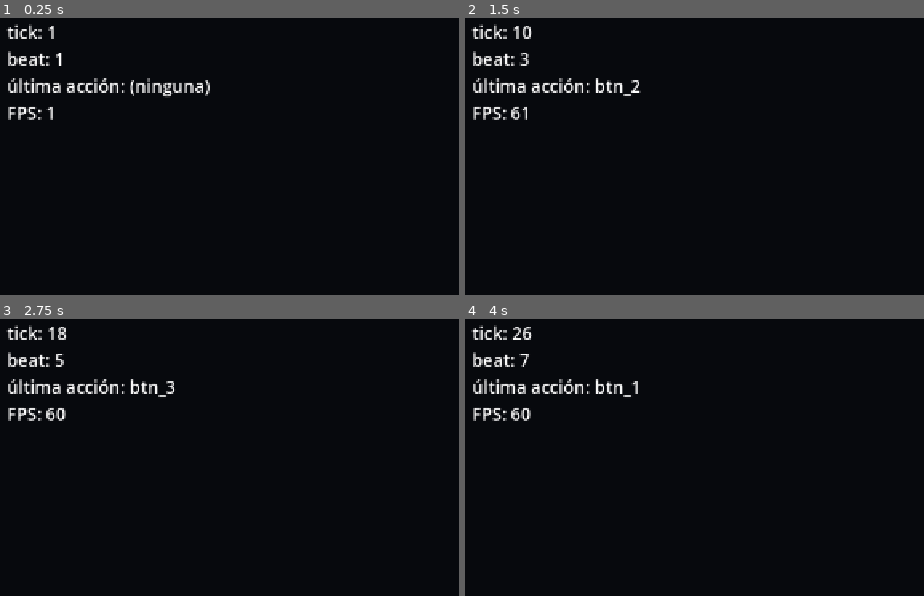
Above: before the commit, frames 1-4 (two rows, left to right).
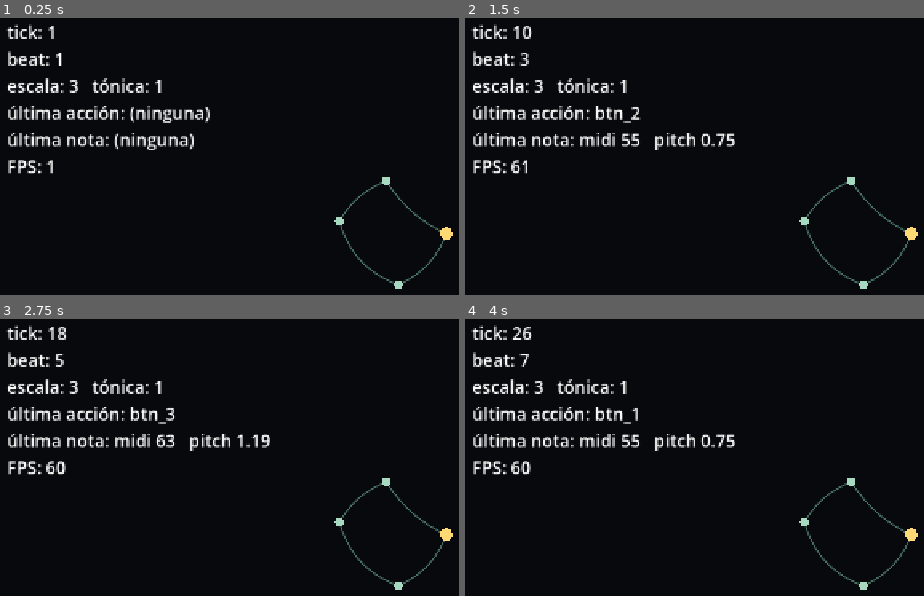
Above: after the commit, the same moments.

Repository: maximorales36-png/Arcumai-Organismo
Game: Godot game, scene res://src/view/main.tscn
Same seed, same stepped clock (60 frames per second), same inputs: the game is played once before the commit and once after it.
Inputs:
- Up to frame 1 (0.25 s): no input
- Up to frame 2 (1.5 s): hold D (joy_right) 0.53-1.28 s; tap H (btn_1) at 0.6 s; hold S (joy_down) from 1.28 s (still down); tap J (btn_2) at 1.35 s
- Up to frame 3 (2.75 s): release S (joy_down) at 2.03 s; hold D (joy_right) from 2.03 s (still down); tap K (btn_3) at 2.1 s
- Up to frame 4 (4 s): tap Enter at 2.75 s; release D (joy_right) at 2.78 s; hold W (joy_up) 2.78-3.53 s; tap L (btn_4) at 2.85 s; tap Space at 3.5 s; hold A (joy_left) from 3.53 s (still down); tap H (btn_1) at 3.6 s

The runs differ from the first frame. In frame 1, 4.6% of the frame differs, in the area x 1-99%, y 21-98%; in frame 2, 4.5%; in frame 3, 4.5%; in frame 4, 4.6%.

Commit message:
M3: audio minimo (mapeo de altura, placeholders, pool de voces, escena con organismo que suena)

Diff:
--- /dev/null
+++ b/src/audio/pitch_mapping.gd
@@ -0,0 +1,31 @@
+# Mapeo de altura de un nodo a nota MIDI y a pitch_scale (ESPECIFICACION R-23).
+# Recibe la posición vertical local del nodo, la cantidad de pulsos y la escala
+# de la sesión; no conoce audio ni escenas. Todo el cálculo es puro y testeable.
+# La tónica y la escala las sortea la sesión (R-24); acá solo se aplican.
+
+class_name PitchMapping
+extends RefCounted
+
+
+# Grado dentro de la escala (0 a PITCH_SPAN_DEGREES-1). Arriba del organismo
+# es positivo, y por eso se invierte la Y de Godot, que crece hacia abajo.
+static func degree_for_height(y_local: float, n: int) -> int:
+	var height := clampf(-(y_local / Config.r_max(n)), -1.0, 1.0)
+	return int(round((height + 1.0) / 2.0 * (Config.PITCH_SPAN_DEGREES - 1)))
+
+
+# Semitonos desde la tónica. Pasado el largo de la escala se sube una octava,
+# así el grado nunca queda fuera de rango (R-23).
+static func semitones_for_degree(degree: int, scale: Array) -> int:
+	return 12 * (degree / scale.size()) + int(scale[degree % scale.size()])
+
+
+static func midi_for_node(y_local: float, n: int, scale: Array, tonic: int) -> int:
+	var degree := degree_for_height(y_local, n)
+	return Config.base_midi(n) + tonic + semitones_for_degree(degree, scale)
+
+
+# Las muestras están grabadas en C4 (SAMPLE_ROOT_MIDI), así que la distancia
+# en semitonos se convierte en un factor de reproducción.
+static func pitch_scale_for_midi(midi: int) -> float:
+	return pow(2.0, float(midi - Config.SAMPLE_ROOT_MIDI) / 12.0)
--- /dev/null
+++ b/src/audio/voice_allocator.gd
@@ -0,0 +1,55 @@
+# Asignación de voces del pool (R-29): decide qué reproductor usar y cuál robar.
+# No reproduce nada ni conoce nodos: solo lleva el orden de uso. Eso permite
+# testear la política headless, sin audio ni escena.
+# `acquire()` devuelve un índice y, si todo está ocupado, roba el más antiguo.
+
+class_name VoiceAllocator
+extends RefCounted
+
+var _busy: Array[bool] = []
+var _order: Array[int] = []
+var _next_order: int = 0
+
+
+func _init(capacity: int = Config.VOICE_CAP) -> void:
+	_busy.resize(capacity)
+	_busy.fill(false)
+	_order.resize(capacity)
+	_order.fill(0)
+
+
+# Siempre devuelve una voz: si no hay libres, se lleva la que empezó antes.
+func acquire() -> int:
+	for i in _busy.size():
+		if not _busy[i]:
+			return _take(i)
+
+	var oldest := 0
+	for i in _busy.size():
+		if _order[i] < _order[oldest]:
+			oldest = i
+	return _take(oldest)
+
+
+func release(index: int) -> void:
+	if index >= 0 and index < _busy.size():
+		_busy[index] = false
+
+
+func active_count() -> int:
+	var count := 0
+	for busy in _busy:
+		if busy:
+			count += 1
+	return count
+
+
+func capacity() -> int:
+	return _busy.size()
+
+
+func _take(index: int) -> int:
+	_busy[index] = true
+	_order[index] = _next_order
+	_next_order += 1
+	return index
--- /dev/null
+++ b/src/audio/voice_pool.gd
@@ -0,0 +1,39 @@
+# Pool de reproductores de audio (R-29). Crea VOICE_CAP AudioStreamPlayer y
+# delega la elección de voz en VoiceAllocator; al terminar un sonido, la voz
+# vuelve a quedar libre.
+# Recibe stream, pitch_scale y volumen; no decide alturas ni mezcla.
+
+class_name VoicePool
+extends Node
+
+var _allocator: VoiceAllocator
+var _players: Array[AudioStreamPlayer] = []
+
+
+func _ready() -> void:
+	_allocator = VoiceAllocator.new(Config.VOICE_CAP)
+	for i in Config.VOICE_CAP:
+		var player := AudioStreamPlayer.new()
+		# Cada reproductor avisa con su índice para liberar la voz correcta.
+		player.finished.connect(_on_player_finished.bind(i))
+		add_child(player)
+		_players.append(player)
+
+
+func play(stream: AudioStream, pitch_scale: float, volume_db: float = 0.0) -> void:
+	if stream == null or _allocator == null:
+		return
+	var index := _allocator.acquire()
+	var player := _players[index]
+	player.stream = stream
+	player.pitch_scale = pitch_scale
+	player.volume_db = volume_db
+	player.play()
+
+
+func active_voices() -> int:
+	return 0 if _allocator == null else _allocator.active_count()
+
+
+func _on_player_finished(index: int) -> void:
+	_allocator.release(index)
--- a/src/view/main.gd
+++ b/src/view/main.gd
@@ -1,23 +1,56 @@
-# Escena de arranque del proyecto: fondo oscuro y overlay de depuración.
-# En M1 alimenta el reloj maestro, muestra tick, beat, última acción y FPS,
-# y hace sonar un click en cada beat. No tiene lógica de juego.
+# Escena de depuración de M3: un organismo que suena al disparar.
+# Crea el OrganismModel con semilla fija, sortea escala y tónica (R-24), lo
+# dibuja con OrganismView y toca el placeholder de la familia 1 en cada disparo.
 # Recibe eventos de input; no emite nada.
 
 extends Control
 
+const ORGANISM_ID := 1
+const DEV_SEED := 20260101
+const PLACEHOLDER_SAMPLE := "res://audio/placeholder/family_1_0.wav"
+# El metrónomo queda bajo para no tapar las notas del organismo.
+const NODE_SAMPLE_DB := -6.0
+const METRONOME_DB := -18.0
+
 @onready var _tick_label: Label = $Overlay/TickLabel
 @onready var _beat_label: Label = $Overlay/BeatLabel
+@onready var _scale_label: Label = $Overlay/ScaleLabel
 @onready var _action_label: Label = $Overlay/ActionLabel
+@onready var _note_label: Label = $Overlay/NoteLabel
 @onready var _fps_label: Label = $Overlay/FpsLabel
 @onready var _metronome: AudioStreamPlayer = $Metronome
+@onready var _view: OrganismView = $OrganismView
+@onready var _voices: VoicePool = $VoicePool
 
 var _clock := Clock.new()
+var _model: OrganismModel
+var _sample: AudioStream
+var _scale: Array = []
+var _tonic: int = 0
 
 
 func _ready() -> void:
 	_action_label.text = "última acción: (ninguna)"
+	_note_label.text = "última nota: (ninguna)"
 	_metronome.stream = ClickStream.make()
+	_metronome.volume_db = METRONOME_DB
 	_clock.tick_emitted.connect(_on_tick_emitted)
+
+	# La escala y la tónica se sortean una vez por sesión y no cambian (R-24).
+	var rng := RandomNumberGenerator.new()
+	rng.seed = DEV_SEED
+	var scale_index := rng.randi_range(0, Config.SCALES.size() - 1)
+	_scale = Config.SCALES[scale_index]
+	_tonic = rng.randi_range(0, 11)
+	_scale_label.text = "escala: %d   tónica: %d" % [scale_index + 1, _tonic]
+
+	_sample = load(PLACEHOLDER_SAMPLE)
+	_model = OrganismModel.new(ORGANISM_ID, Config.N_DEFAULT, _clock.tick, rng)
+	_model.node_fired.connect(_on_node_fired)
+	_view.setup(_model)
+
+	_center_view()
+	get_viewport().size_changed.connect(_center_view)
 
 
 # El reloj se alimenta con el delta real: es el único lugar donde el delta
@@ -32,6 +65,21 @@
 	_beat_label.text = "beat: %d" % _beat_of(tick)
 	if (tick - 1) % Config.TICKS_PER_BEAT == 0:
 		_metronome.play()
+	_model.on_tick(tick)
+
+
+# La altura del nodo se convierte en nota al momento del disparo: si se movió
+# el nodo, la nota nueva sale sola (R-23) sin recalcular nada por tick.
+func _on_node_fired(_organism_id: int, node_index: int, _tick: int, _is_echo: bool) -> void:
+	var midi := PitchMapping.midi_for_node(_model.nodes[node_index].y, _model.n, _scale, _tonic)
+	_voices.play(_sample, PitchMapping.pitch_scale_for_midi(midi), NODE_SAMPLE_DB)
+	_note_label.text = "última nota: midi %d   pitch %.2f" % [midi, PitchMapping.pitch_scale_for_midi(midi)]
+
+
+# El organismo se dibuja en coordenadas locales; el nodo 0 va al centro de la
+# pantalla para que la geometría quede alrededor y no pegada a la esquina.
+func _center_view() -> void:
+	_view.position = get_viewport_rect().size * 0.5
 
 
 # Beat en base 1: el tick 1 abre el primer beat, no el tick 0.
--- a/src/view/main.tscn
+++ b/src/view/main.tscn
@@ -1,6 +1,8 @@
-[gd_scene load_steps=2 format=3]
+[gd_scene load_steps=4 format=3]
 
 [ext_resource type="Script" path="res://src/view/main.gd" id="1_main"]
+[ext_resource type="Script" path="res://src/view/organism_view.gd" id="2_view"]
+[ext_resource type="Script" path="res://src/audio/voice_pool.gd" id="3_pool"]
 
 [node name="Main" type="Control"]
 layout_mode = 3
@@ -20,12 +22,15 @@
 grow_vertical = 2
 color = Color(0.03, 0.035, 0.05, 1)
 
+[node name="OrganismView" type="Node2D" parent="."]
+script = ExtResource("2_view")
+
 [node name="Overlay" type="VBoxContainer" parent="."]
 layout_mode = 1
 offset_left = 24.0
 offset_top = 24.0
 offset_right = 824.0
-offset_bottom = 200.0
+offset_bottom = 260.0
 
 [node name="TickLabel" type="Label" parent="Overlay"]
 layout_mode = 2
@@ -37,10 +42,20 @@
 theme_override_font_sizes/font_size = 28
 text = "beat: 0"
 
+[node name="ScaleLabel" type="Label" parent="Overlay"]
+layout_mode = 2
+theme_override_font_sizes/font_size = 28
+text = "escala: 0   tónica: 0"
+
 [node name="ActionLabel" type="Label" parent="Overlay"]
 layout_mode = 2
 theme_override_font_sizes/font_size = 28
 text = "última acción: (ninguna)"
+
+[node name="NoteLabel" type="Label" parent="Overlay"]
+layout_mode = 2
+theme_override_font_sizes/font_size = 28
+text = "última nota: (ninguna)"
 
 [node name="FpsLabel" type="Label" parent="Overlay"]
 layout_mode = 2
@@ -48,3 +63,6 @@
 text = "FPS: 0"
 
 [node name="Metronome" type="AudioStreamPlayer" parent="."]
+
+[node name="VoicePool" type="Node" parent="."]
+script = ExtResource("3_pool")
--- /dev/null
+++ b/src/view/organism_view.gd
@@ -0,0 +1,39 @@
+# Vista de depuración de un organismo (M3): dibuja cada nodo como un punto y
+# cada hifa como la polilínea de la curva que ya calculó el modelo.
+# Recibe el modelo con setup(); no decide nada del juego, solo pinta lo que el
+# núcleo resolvió. El nodo origen se marca con otro color.
+# Sin animación: el pulso y el flash llegan en M4.
+
+class_name OrganismView
+extends Node2D
+
+const NODE_RADIUS := 7.0
+const ORIGIN_RADIUS := 10.0
+const EDGE_WIDTH := 2.0
+const COLOR_NODE := Color(0.65, 0.85, 0.75)
+const COLOR_ORIGIN := Color(1.0, 0.85, 0.45)
+const COLOR_EDGE := Color(0.35, 0.55, 0.5, 0.8)
+
+var _model: OrganismModel
+
+
+func setup(model: OrganismModel) -> void:
+	_model = model
+	queue_redraw()
+
+
+func _draw() -> void:
+	if _model == null:
+		return
+
+	# Primero las hifas: los nodos tienen que quedar encima.
+	for i in _model.n:
+		var points := _model.edge_curve(i).get_baked_points()
+		if points.size() >= 2:
+			draw_polyline(points, COLOR_EDGE, EDGE_WIDTH, true)
+
+	for i in _model.n:
+		if i == _model.origin:
+			draw_circle(_model.nodes[i], ORIGIN_RADIUS, COLOR_ORIGIN)
+		else:
+			draw_circle(_model.nodes[i], NODE_RADIUS, COLOR_NODE)
--- /dev/null
+++ b/tests/test_pitch_mapping.gd
@@ -0,0 +1,82 @@
+# Tests del mapeo de altura a nota (R-23): T-13.
+# Recorre todas las combinaciones de n, escala y tónica y comprueba rango MIDI,
+# pertenencia a la escala y monotonía del grado respecto de la altura.
+# Contrato: `extends RefCounted` con `run() -> Array[Dictionary]`.
+
+extends RefCounted
+
+const MIDI_MIN := 24
+const MIDI_MAX := 96
+
+
+func run() -> Array[Dictionary]:
+	return [_t13()]
+
+
+func _t13() -> Dictionary:
+	var problem := _range_and_scale_violation()
+	if problem != "":
+		return _fail(problem)
+	problem = _monotonic_violation()
+	if problem != "":
+		return _fail(problem)
+	return _ok("T-13", "midi en [24, 96] y dentro de la escala; el grado nunca baja al subir el nodo")
+
+
+# Para todo n, escala y tónica, la nota queda en [24, 96] y pertenece a la
+# escala. Se prueban los bordes del radio y las alturas reales de organismos
+# generados, porque el borde es donde el clamp de R-23 puede fallar.
+func _range_and_scale_violation() -> String:
+	for n in range(Config.N_MIN, Config.N_MAX + 1):
+		var radius := Config.r_max(n)
+		var heights: Array[float] = [-radius * 1.5, -radius, -radius * 0.5, 0.0, radius * 0.5, radius, radius * 1.5]
+		for seed_value in 10:
+			var model := OrganismModel.new(1, n, 0, _seeded_rng(seed_value))
+			for position in model.nodes:
+				heights.append(position.y)
+
+		for scale_index in Config.SCALES.size():
+			var scale: Array = Config.SCALES[scale_index]
+			for tonic in 12:
+				for y_local in heights:
+					var midi := PitchMapping.midi_for_node(y_local, n, scale, tonic)
+					if midi < MIDI_MIN or midi > MIDI_MAX:
+						return "n=%d escala=%d tónica=%d y=%.1f dio midi %d" % [n, scale_index + 1, tonic, y_local, midi]
+					var semitones := midi - Config.base_midi(n) - tonic
+					if not scale.has(posmod(semitones, 12)):
+						return "n=%d escala=%d tónica=%d dio midi %d, fuera de la escala" % [n, scale_index + 1, tonic, midi]
+	return ""
+
+
+# Subir un nodo nunca baja el grado: se recorre la altura de abajo hacia arriba
+# (y decreciente en Godot) y el grado tiene que ser no decreciente.
+func _monotonic_violation() -> String:
+	for n in range(Config.N_MIN, Config.N_MAX + 1):
+		var radius := Config.r_max(n)
+		for scale_index in Config.SCALES.size():
+			for tonic in 12:
+				var previous := -1
+				for step in 101:
+					# De +radius (abajo) a -radius (arriba).
+					var y_local := radius - 2.0 * radius * step / 100.0
+					var degree := PitchMapping.degree_for_height(y_local, n)
+					if degree < 0 or degree >= Config.PITCH_SPAN_DEGREES:
+						return "el grado %d quedó fuera de [0, %d]" % [degree, Config.PITCH_SPAN_DEGREES - 1]
+					if degree < previous:
+						return "n=%d escala=%d: subir el nodo bajó el grado de %d a %d" % [n, scale_index + 1, previous, degree]
+					previous = degree
+	return ""
+
+
+func _seeded_rng(value: int) -> RandomNumberGenerator:
+	var rng := RandomNumberGenerator.new()
+	rng.seed = value
+	return rng
+
+
+func _ok(test_id: String, detail: String) -> Dictionary:
+	return {"id": test_id, "ok": true, "detail": detail}
+
+
+func _fail(detail: String) -> Dictionary:
+	return {"id": "T-13", "ok": false, "detail": detail}
--- /dev/null
+++ b/tests/test_voice_allocator.gd
@@ -0,0 +1,76 @@
+# Tests de la política de voces (R-29): T-14.
+# Nunca hay más de VOICE_CAP voces activas y el robo se lleva la más antigua.
+# Se testea VoiceAllocator, que es la política pura; VoicePool solo la envuelve.
+# Contrato: `extends RefCounted` con `run() -> Array[Dictionary]`.
+
+extends RefCounted
+
+
+func run() -> Array[Dictionary]:
+	return [_t14()]
+
+
+func _t14() -> Dictionary:
+	var problem := _cap_violation()
+	if problem != "":
+		return _fail(problem)
+	problem = _steal_violation()
+	if problem != "":
+		return _fail(problem)
+	problem = _release_violation()
+	if problem != "":
+		return _fail(problem)
+	return _ok("T-14", "nunca más de %d voces; el robo toma la más antigua" % Config.VOICE_CAP)
+
+
+# Aunque se pidan muchos disparos, la cantidad activa no pasa del tope.
+func _cap_violation() -> String:
+	var allocator := VoiceAllocator.new()
+	if allocator.capacity() != Config.VOICE_CAP:
+		return "el pool tiene %d voces y VOICE_CAP es %d" % [allocator.capacity(), Config.VOICE_CAP]
+
+	for i in Config.VOICE_CAP * 3:
+		allocator.acquire()
+		if allocator.active_count() > Config.VOICE_CAP:
+			return "tras %d disparos hay %d voces activas" % [i + 1, allocator.active_count()]
+	if allocator.active_count() != Config.VOICE_CAP:
+		return "con todo ocupado hay %d voces activas" % allocator.active_count()
+	return ""
+
+
+# Con el pool lleno, cada pedido nuevo devuelve la voz que empezó antes.
+func _steal_violation() -> String:
+	var allocator := VoiceAllocator.new(4)
+	for i in 4:
+		allocator.acquire()
+
+	for expected in [0, 1, 2]:
+		var stolen := allocator.acquire()
+		if stolen != expected:
+			return "se esperaba robar la voz %d y se robó la %d" % [expected, stolen]
+		if allocator.active_count() != 4:
+			return "tras robar quedaron %d voces activas" % allocator.active_count()
+	return ""
+
+
+# Una voz liberada vuelve a estar disponible antes que robar una ocupada.
+func _release_violation() -> String:
+	var allocator := VoiceAllocator.new(4)
+	var first := allocator.acquire()
+	allocator.acquire()
+	allocator.release(first)
+
+	var reused := allocator.acquire()
+	if reused != first:
+		return "la voz liberada %d no se reutilizó (se usó la %d)" % [first, reused]
+	if allocator.active_count() != 2:
+		return "quedaron %d voces activas y se esperaban 2" % allocator.active_count()
+	return ""
+
+
+func _ok(test_id: String, detail: String) -> Dictionary:
+	return {"id": test_id, "ok": true, "detail": detail}
+
+
+func _fail(detail: String) -> Dictionary:
+	return {"id": "T-14", "ok": false, "detail": detail}
--- /dev/null
+++ b/tools/generate_placeholders.gd
@@ -0,0 +1,72 @@
+# Genera los placeholders de audio de R-25: 3 familias x 3 variantes, en C4,
+# con timbres distintos y envolvente corta. Se corre una sola vez:
+#   godot --headless --path . --script res://tools/generate_placeholders.gd
+# Escribe WAV mono de 16 bits en res://audio/placeholder/ y sale.
+# No se usa en tiempo de ejecución: es una herramienta de desarrollo.
+
+extends SceneTree
+
+const OUT_DIR := "res://audio/placeholder"
+const MIX_RATE := 44100
+const DURATION_S := 0.45
+const ATTACK_S := 0.004
+const AMPLITUDE := 0.6
+# C4, la nota en la que están grabadas las muestras (SAMPLE_ROOT_MIDI).
+const ROOT_HZ := 261.6255653
+
+
+func _initialize() -> void:
+	if not DirAccess.dir_exists_absolute(OUT_DIR):
+		DirAccess.make_dir_recursive_absolute(OUT_DIR)
+
+	for family in 3:
+		for variant in 3:
+			var stream := _render(family, variant)
+			var path := "%s/family_%d_%d.wav" % [OUT_DIR, family + 1, variant]
+			var error := stream.save_to_wav(path)
+			if error != OK:
+				printerr("No se pudo escribir %s (error %d)" % [path, error])
+				quit(1)
+				return
+			print("OK %s" % path)
+
+	quit(0)
+
+
+# Cada familia tiene un timbre propio y cada variante cambia la caída y la
+# mezcla de armónicos, para que B2 (ciclar variantes) se note a oído.
+func _render(family: int, variant: int) -> AudioStreamWAV:
+	var decay := 7.0 + variant * 2.5
+	var second := 0.0
+	var third := 0.0
+	match family:
+		0:
+			second = 0.0
+			third = 0.0
+		1:
+			second = 0.35 - variant * 0.05
+			third = 0.0
+		_:
+			second = 0.20
+			third = 0.15 + variant * 0.05
+
+	var sample_count := int(MIX_RATE * DURATION_S)
+	var data := PackedByteArray()
+	data.resize(sample_count * 2)
+	for i in sample_count:
+		var t := float(i) / MIX_RATE
+		# Ataque corto para que el pluck no empiece con un chasquido.
+		var attack := minf(1.0, t / ATTACK_S)
+		var envelope := attack * exp(-t * decay)
+		var value := sin(TAU * ROOT_HZ * t)
+		value += second * sin(TAU * ROOT_HZ * 2.0 * t)
+		value += third * sin(TAU * ROOT_HZ * 3.0 * t)
+		value *= envelope * AMPLITUDE
+		data.encode_s16(i * 2, int(clampf(value, -1.0, 1.0) * 32767.0))
+
+	var stream := AudioStreamWAV.new()
+	stream.format = AudioStreamWAV.FORMAT_16_BITS
+	stream.mix_rate = MIX_RATE
+	stream.stereo = false
+	stream.data = data
+	return stream
Not shown, added: audio/placeholder/family_1_0.wav.import
Not shown, added: audio/placeholder/family_1_1.wav.import
Not shown, added: audio/placeholder/family_1_2.wav.import
Not shown, added: audio/placeholder/family_2_0.wav.import
Not shown, added: audio/placeholder/family_2_1.wav.import
Not shown, added: audio/placeholder/family_2_2.wav.import
Not shown, added: audio/placeholder/family_3_0.wav.import
Not shown, added: audio/placeholder/family_3_1.wav.import
Not shown, added: audio/placeholder/family_3_2.wav.import
Not shown, added: src/audio/pitch_mapping.gd.uid
Not shown, added: src/audio/voice_allocator.gd.uid
Not shown, added: src/audio/voice_pool.gd.uid
(and 14 more such lines)
